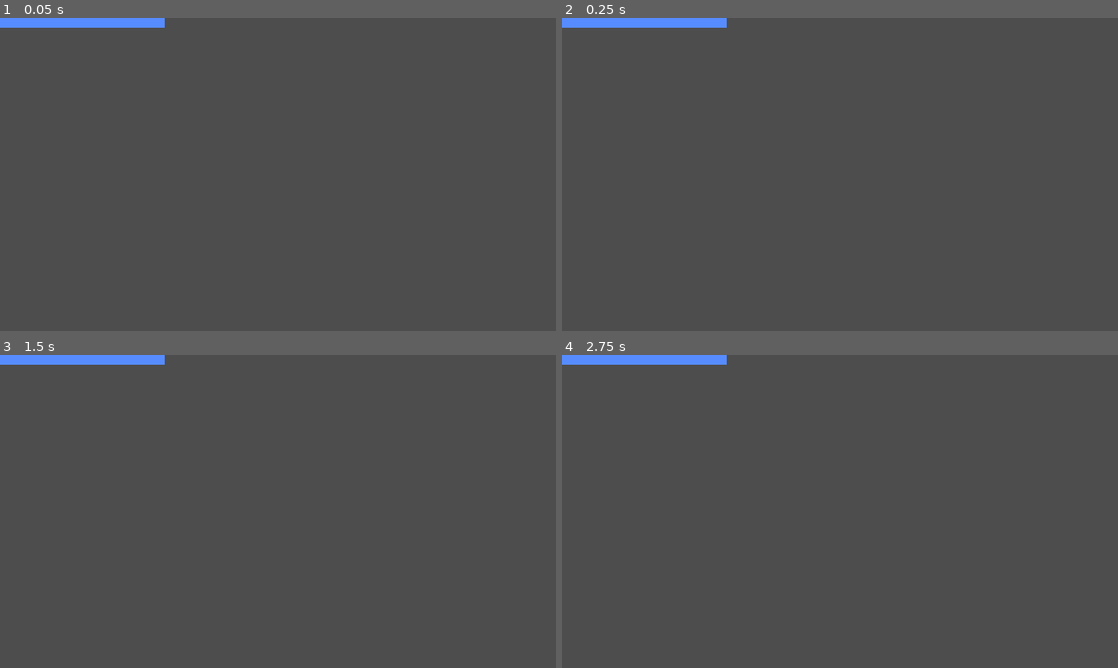
Above: before the commit, frames 1-4 (two rows, left to right).
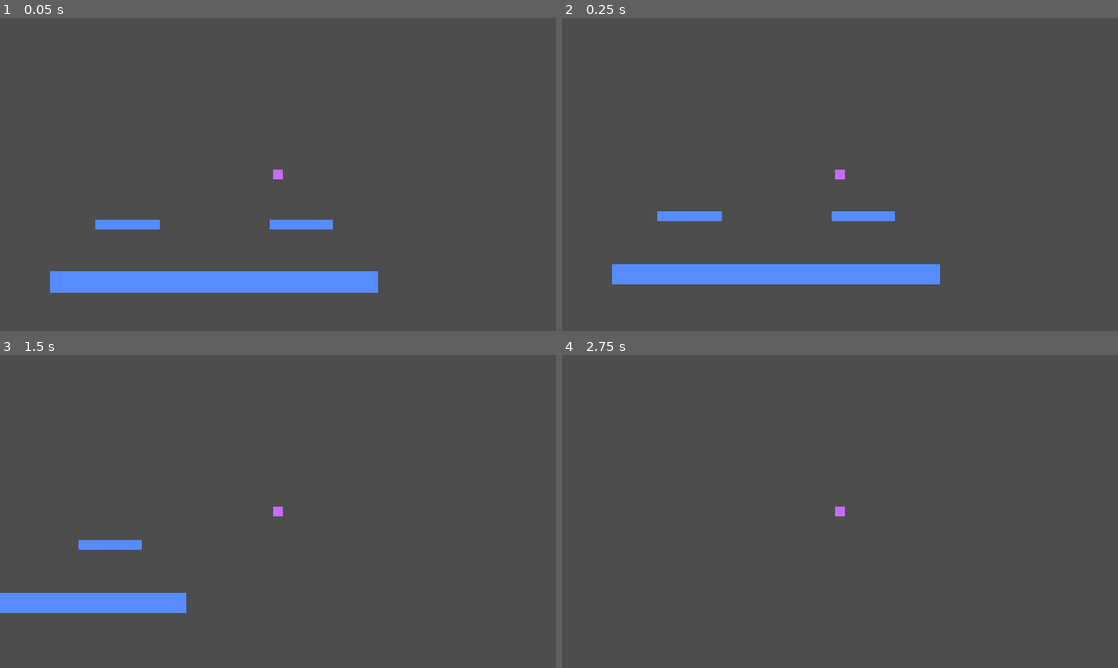
Above: after the commit, the same moments.

Repository: BoppleOpple/beat-the-clock
Game: Godot game, scene res://main.tscn
Two runs of this game, one before a commit and one after it. Both use one fixed random seed, a clock stepped at 60 frames per second and the inputs below.
Inputs (mouse positions are in pixels of both pictures, inside the frame that each line leads up to):
- Up to frame 1 (0.05 s): no input
- Up to frame 2 (0.25 s): no input
- Up to frame 3 (1.5 s): move the mouse to (400, 495) at 0.52 s; press the mouse at (400, 495) at 0.53 s; hold D (gameplay_right) 0.53-1.28 s; tap Space (gameplay_jump) at 0.77 s; move the mouse to (166, 527) at 1.27 s; release the mouse at (166, 527) at 1.28 s; hold A (gameplay_left) from 1.28 s (still down); click (166, 527) at 1.35 s
- Up to frame 4 (2.75 s): tap Space (gameplay_jump) at 1.52 s; move the mouse to (895, 442) at 2.02 s; release A (gameplay_left) at 2.03 s; press the mouse at (895, 442) at 2.03 s; hold D (gameplay_right) from 2.03 s (still down)

The runs differ from the first frame. In frame 1, 5.8% of the frame differs, in the area x 0-68%, y 0-88%; in frame 2, 5.5%; in frame 3, 3.5%; in frame 4, 1.0%.

Commit message:
feat: add player and camera to main view

Diff:
--- a/main.tscn
+++ b/main.tscn
@@ -2,9 +2,15 @@
 
 [ext_resource type="PackedScene" uid="uid://cebxki01pqopu" path="res://stages/final_destination.tscn" id="1_ig7tw"]
 [ext_resource type="PackedScene" uid="uid://cpvcqwg43fwv" path="res://ui/hud.tscn" id="2_0xm2m"]
+[ext_resource type="PackedScene" uid="uid://cna1uay0kbei2" path="res://player/player.tscn" id="3_h2yge"]
 
 [node name="Main" type="Node" unique_id=303326613]
 
 [node name="Stage" parent="." unique_id=12831427 instance=ExtResource("1_ig7tw")]
 
 [node name="HUD" parent="." unique_id=856797878 instance=ExtResource("2_0xm2m")]
+
+[node name="Player" parent="." unique_id=950486434 instance=ExtResource("3_h2yge")]
+position = Vector2(220, -372)
+
+[node name="Camera2D" type="Camera2D" parent="Player" unique_id=1667980090]
